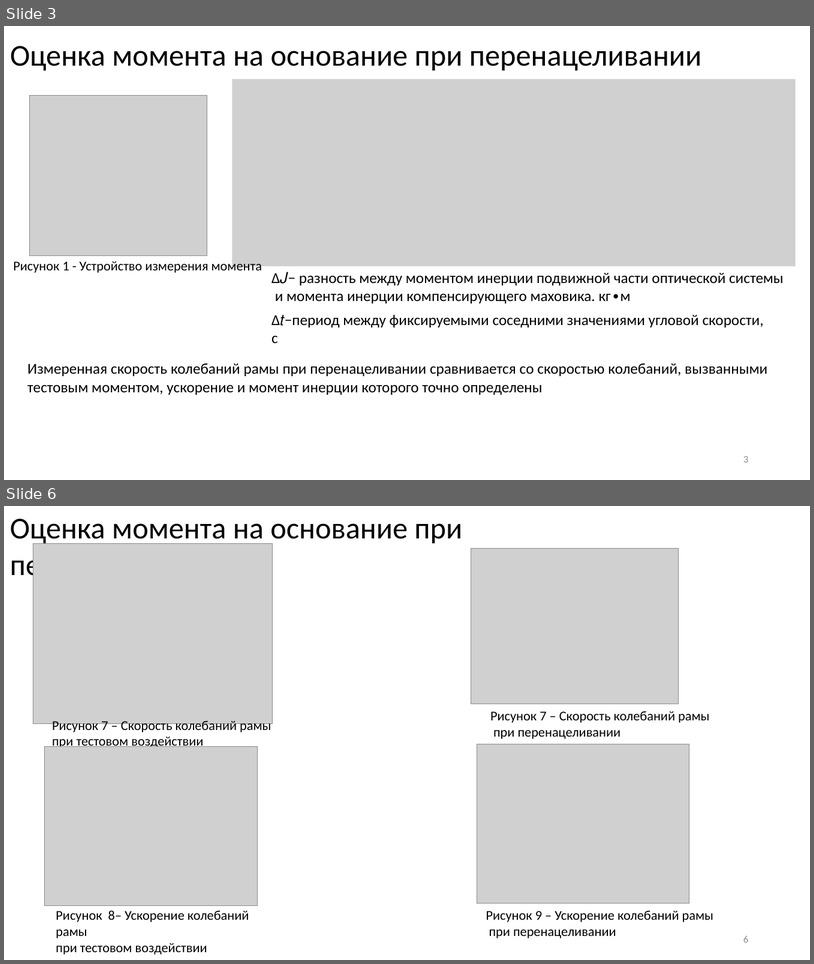
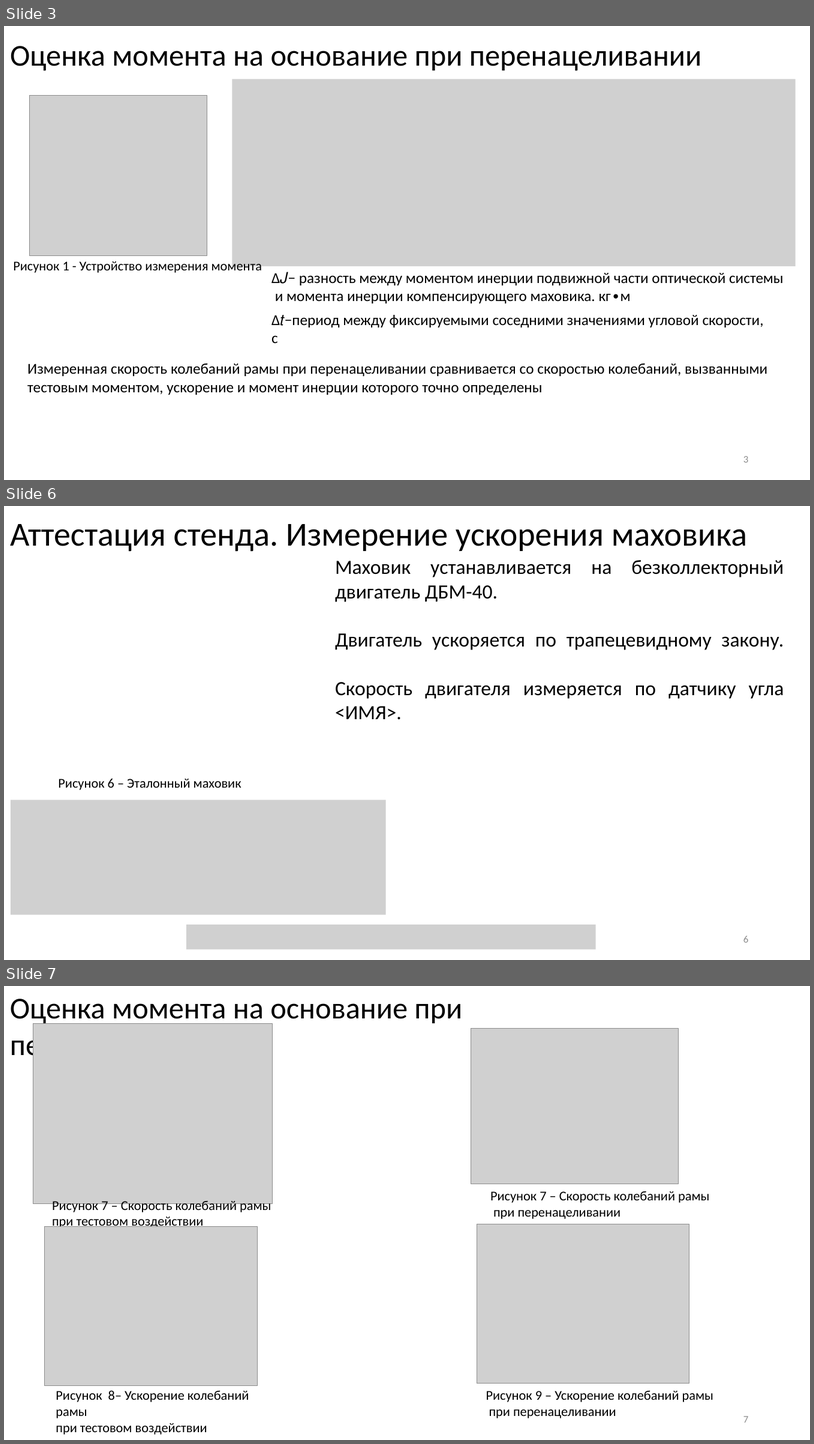
Before and after one commit to iliyars/reactive-moment-phd, a slide deck: Ppt/финальная версия.pptx. Shown one above the other, each under a label of ours: slides 3 and 6 before the commit, slides 3, 6 and 7 after it; the slides between them are not shown. The pictures are 814x964 and 814x1444 pixels, drawn with LibreOffice and Linux fonts; fonts in the diff are those of the drawing; grey boxes stand for pictures. Boxes give left, top, right and bottom in pixels: in the first picture for what was removed or moved away, otherwise in the second. Text is boxed around its words. In the diff, an @@ line names an element or a change of style, - is before the commit and + after.

```diff
--- a/Ppt/финальная версия.pptx
+++ b/Ppt/финальная версия.pptx
@@ slide 6 added at box(4, 506, 810, 960), background #FFFFFF @@
@@ title added at box(10, 524, 747, 552), 40 pt, text #000000 @@
+Аттестация стенда. Измерение ускорения маховика
@@ text added at box(335, 560, 785, 720), 24 pt, text #000000 @@
+Маховик устанавливается на безколлекторный двигатель ДБМ-40.
+Двигатель ускоряется по трапецевидному закону.
+Скорость двигателя измеряется по датчику угла <ИМЯ>.
@@ text added at box(58, 778, 242, 790), 16 pt, text #000000 @@
+Рисунок 6 – Эталонный маховик
@@ picture added at box(11, 799, 386, 915) @@
@@ picture added at box(186, 924, 596, 949) @@
@@ page number added at box(744, 936, 749, 942), 12 pt, text #8C8C8C @@
+6
@@ what was slide 6 is now slide 7 @@
@@ page number at box(744, 1416, 749, 1422): text changed @@
-6
+7
```
Also in this commit, not shown: 1 slide changed, 2 other files.
